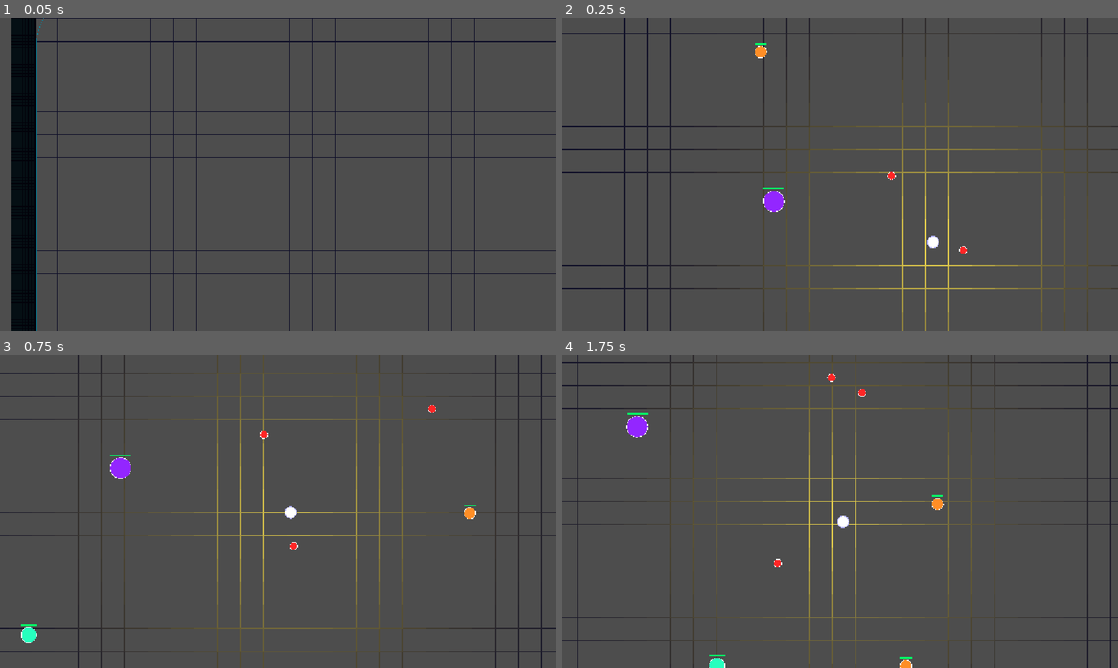
Above: before the commit, frames 1-4 (two rows, left to right).
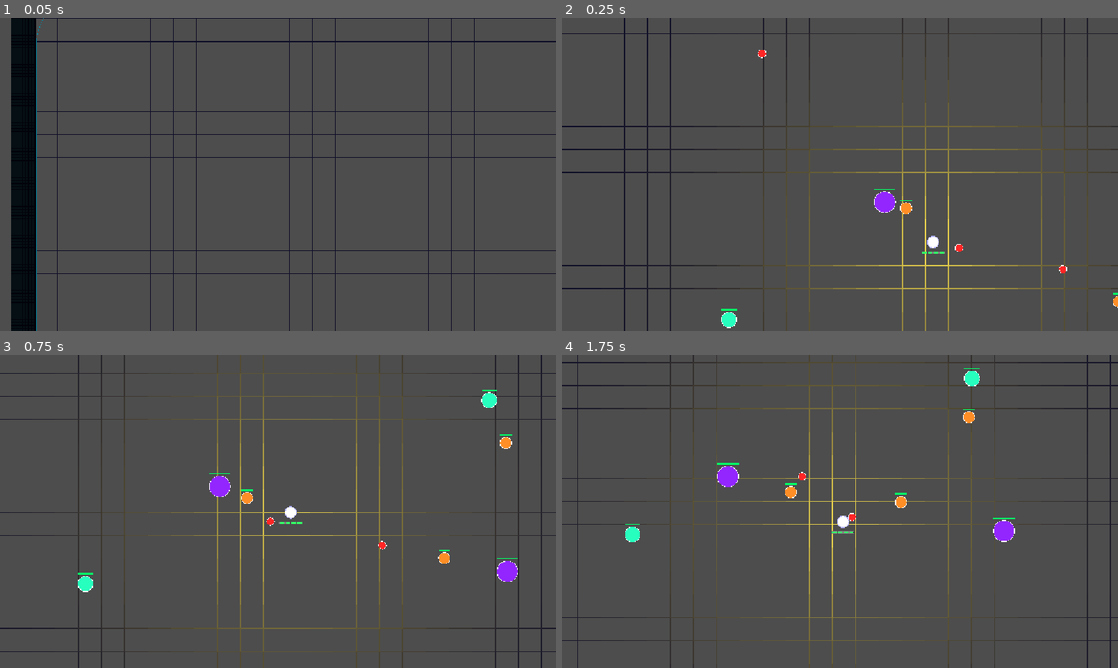
Above: after the commit, the same moments.

Repository: prime399/beatgrid-new
Game: Godot game, scene res://control.tscn
Two runs of this game, one before a commit and one after it. Both use one fixed random seed, a clock stepped at 60 frames per second and the inputs below.
Inputs (mouse positions are in pixels of both pictures, inside the frame that each line leads up to):
- Up to frame 1 (0.05 s): no input
- Up to frame 2 (0.25 s): no input
- Up to frame 3 (0.75 s): tap Enter at 0.5 s; move the mouse to (400, 495) at 0.52 s; hold Right (ui_right) from 0.53 s (still down)
- Up to frame 4 (1.75 s): move the mouse to (728, 527) at 1.27 s; release Right (ui_right) at 1.28 s; hold Down (ui_down) from 1.28 s (still down)

Frame 1 is identical in both runs. In frame 2, 0.9% of the frame differs, in the area x 28-100%, y 8-100%; in frame 3, 1.5%; in frame 4, 1.6%, in the area x 11-82%, y 4-100%.

Commit message:
Improve enemies with chase, damage and particles
- Add per-enemy damage, chase, contact cooldown, and death particles
- Add base_speed and per-enemy damage/chase fields
- Apply knockback on contact with the player
- Spawn and render death particles when enemies die
- Introduce player HP with invulnerability timer and take_damage
- Draw on-screen HP bars and blink during invulnerability
- Fix shield duration literal formatting

Diff:
--- a/enemies.gd
+++ b/enemies.gd
@@ -4,16 +4,18 @@
 const MAP_H = 2400.0
 const ARENA_INSET = 52.0
 const CORNER_R = 95.0
+const CONTACT_COOLDOWN = 0.8
+const PLAYER_RADIUS = 12.0
 
 const ENEMY_TYPES = [
-	{"hp": 1, "size": 8.0,  "speed_min": 80.0,  "speed_max": 150.0, "hue": 0.0},
-	{"hp": 2, "size": 12.0, "speed_min": 60.0,  "speed_max": 120.0, "hue": 0.08},
-	{"hp": 3, "size": 16.0, "speed_min": 50.0,  "speed_max": 100.0, "hue": 0.45},
-	{"hp": 5, "size": 22.0, "speed_min": 30.0,  "speed_max": 70.0,  "hue": 0.75},
+	{"hp": 1, "size": 8.0,  "speed_min": 80.0,  "speed_max": 150.0, "hue": 0.0,  "damage": 1, "chase": 0.5},
+	{"hp": 2, "size": 12.0, "speed_min": 60.0,  "speed_max": 120.0, "hue": 0.08, "damage": 2, "chase": 0.35},
+	{"hp": 3, "size": 16.0, "speed_min": 50.0,  "speed_max": 100.0, "hue": 0.45, "damage": 3, "chase": 0.25},
+	{"hp": 5, "size": 22.0, "speed_min": 30.0,  "speed_max": 70.0,  "hue": 0.75, "damage": 5, "chase": 0.15},
 ]
 
 var enemies: Array = []
-var flash_timers: Dictionary = {}
+var particles: Array = []
 
 func _ready() -> void:
 	var center = Vector2(MAP_W / 2.0, MAP_H / 2.0)
@@ -28,6 +30,10 @@
 			"hp": etype.hp,
 			"max_hp": etype.hp,
 			"flash": 0.0,
+			"damage": etype.damage,
+			"chase": etype.chase,
+			"contact_cd": 0.0,
+			"base_speed": randf_range(etype.speed_min, etype.speed_max),
 		}
 		enemies.append(e)
 
@@ -41,6 +47,7 @@
 			if e.hp <= 0:
 				to_remove.append(e)
 	for e in to_remove:
+		_spawn_death_particles(e)
 		enemies.erase(e)
 
 func repel_from_line(a: Vector2, b: Vector2, thickness: float, push_dir: Vector2, _push_force: float, delta: float):
@@ -49,6 +56,22 @@
 		var dist = _point_to_segment_dist(e.pos, a, b)
 		if dist < thickness + e.size:
 			e.pos += push_dir.normalized() * push_dist * delta / 0.35
+
+func _spawn_death_particles(e):
+	var count = int(e.size * 1.2) + 8
+	for i in range(count):
+		var angle = randf() * TAU
+		var speed = randf_range(120, 350)
+		particles.append({
+			"pos": e.pos + Vector2.from_angle(angle) * randf_range(0, e.size * 0.5),
+			"vel": Vector2.from_angle(angle) * speed,
+			"rot_speed": randf_range(-12.0, 12.0),
+			"angle": randf() * TAU,
+			"size": randf_range(2.0, e.size * 0.5),
+			"color": e.color.lightened(randf_range(-0.1, 0.3)),
+			"life": randf_range(0.4, 0.7),
+			"max_life": 0.7,
+		})
 
 func _point_to_segment_dist(p: Vector2, a: Vector2, b: Vector2) -> float:
 	var ab = b - a
@@ -59,7 +82,13 @@
 	return p.distance_to(a + ab * t)
 
 func _process(delta: float) -> void:
+	var player_pos = get_node("../Player").position
+
 	for e in enemies:
+		var to_player = (player_pos - e.pos).normalized()
+		var chase_vel = to_player * e.base_speed * 1.5
+		e.vel = e.vel.lerp(chase_vel, e.chase * delta * 3.0)
+
 		var old_pos = e.pos
 		e.pos += e.vel * delta
 		e.pos = _clamp_rounded_rect(e.pos, e.size)
@@ -69,8 +98,29 @@
 				e.vel.x *= -1
 			if abs(diff.y) < 0.01:
 				e.vel.y *= -1
+
 		if e.flash > 0.0:
 			e.flash -= delta
+
+		if e.contact_cd > 0.0:
+			e.contact_cd -= delta
+		elif e.pos.distance_to(player_pos) < e.size + PLAYER_RADIUS:
+			get_node("../Player").take_damage(e.damage)
+			e.contact_cd = CONTACT_COOLDOWN
+			var knockback = (e.pos - player_pos).normalized()
+			e.vel = knockback * e.base_speed * 2.0
+
+	var dead = []
+	for p in particles:
+		p.life -= delta
+		if p.life <= 0:
+			dead.append(p)
+			continue
+		p.pos += p.vel * delta
+		p.vel *= 0.93
+		p.angle += p.rot_speed * delta
+	for p in dead:
+		particles.erase(p)
 
 	queue_redraw()
 
@@ -107,6 +157,18 @@
 	return pos
 
 func _draw() -> void:
+	for p in particles:
+		var t = p.life / p.max_life
+		var c = p.color
+		c.a = t
+		var s = p.size * (0.3 + 0.7 * t)
+		var points = PackedVector2Array()
+		for i in range(3):
+			var a = p.angle + float(i) * TAU / 3.0
+			points.append(p.pos + Vector2.from_angle(a) * s)
+		draw_colored_polygon(points, c)
+		draw_polyline(points + PackedVector2Array([points[0]]), Color(c, c.a * 0.5), 1.0)
+
 	for e in enemies:
 		var c = e.color
 		if e.flash > 0.0:
--- a/player.gd
+++ b/player.gd
@@ -14,9 +14,14 @@
 const SHIELD_MIN_W = 40.0
 const SHIELD_MAX_W = 180.0
 const SHIELD_TRAVEL = 500.0
-const SHIELD_DURATION = 01.25
+const SHIELD_DURATION = 1.25
 const SHIELD_PUSH = 500.0
 const SHIELD_HIT_THICKNESS = 25.0
+
+const MAX_BARS = 4
+const HP_PER_BAR = 3
+const MAX_HP = MAX_BARS * HP_PER_BAR
+const INVULN_TIME = 0.8
 
 var laser_active: bool = false
 var laser_start: Vector2
@@ -27,6 +32,9 @@
 var shield_timer: float = 0.0
 var shield_dir: Vector2
 var shield_origin: Vector2
+
+var hp: int = MAX_HP
+var invuln_timer: float = 0.0
 
 func _ready() -> void:
 	position = Vector2(MAP_W / 2.0, MAP_H / 2.0)
@@ -37,6 +45,12 @@
 			_fire_laser()
 		elif event.keycode == KEY_S and not shield_active:
 			_fire_shield()
+
+func take_damage(amount: int):
+	if invuln_timer > 0.0:
+		return
+	hp = max(hp - amount, 0)
+	invuln_timer = INVULN_TIME
 
 func _fire_laser():
 	var mouse_world = get_global_mouse_position()
@@ -107,6 +121,9 @@
 			get_node("../Enemies").repel_from_line(
 				state.a, state.b, SHIELD_HIT_THICKNESS, shield_dir, SHIELD_PUSH, delta)
 
+	if invuln_timer > 0.0:
+		invuln_timer -= delta
+
 	queue_redraw()
 
 func _clamp_rounded_rect(pos: Vector2, margin: float) -> Vector2:
@@ -142,8 +159,10 @@
 	return pos
 
 func _draw() -> void:
-	draw_circle(Vector2.ZERO, RADIUS, Color.WHITE)
-	draw_arc(Vector2.ZERO, RADIUS, 0, TAU, 32, Color(0.7, 0.7, 1.0), 1.5)
+	var blink = invuln_timer > 0.0 and int(invuln_timer * 10) % 2 == 0
+	if not blink:
+		draw_circle(Vector2.ZERO, RADIUS, Color.WHITE)
+		draw_arc(Vector2.ZERO, RADIUS, 0, TAU, 32, Color(0.7, 0.7, 1.0), 1.5)
 
 	if laser_active:
 		var alpha = laser_timer / LASER_FADE_TIME
@@ -162,3 +181,24 @@
 		draw_line(la, lb, Color(0.3, 0.8, 1.0, alpha * 0.15), 20.0)
 		draw_line(la, lb, Color(0.4, 0.85, 1.0, alpha * 0.5), 6.0)
 		draw_line(la, lb, Color(0.7, 0.95, 1.0, alpha), 2.0)
+
+	_draw_hp_bars()
+
+func _draw_hp_bars():
+	var bar_w = 10.0
+	var bar_h = 4.0
+	var gap = 2.0
+	var total_w = MAX_BARS * bar_w + (MAX_BARS - 1) * gap
+	var start_x = -total_w / 2.0
+	var y = RADIUS + 8.0
+
+	for i in range(MAX_BARS):
+		var x = start_x + i * (bar_w + gap)
+		var bar_hp = clamp(hp - i * HP_PER_BAR, 0, HP_PER_BAR)
+		var fill = float(bar_hp) / HP_PER_BAR
+
+		draw_rect(Rect2(x, y, bar_w, bar_h), Color(0.15, 0.15, 0.15))
+		if fill > 0:
+			var c = Color(0.2, 1.0, 0.4) if fill > 0.33 else Color(1.0, 0.3, 0.2)
+			draw_rect(Rect2(x, y, bar_w * fill, bar_h), c)
+		draw_rect(Rect2(x, y, bar_w, bar_h), Color(0.5, 0.5, 0.5), false, 1.0)
